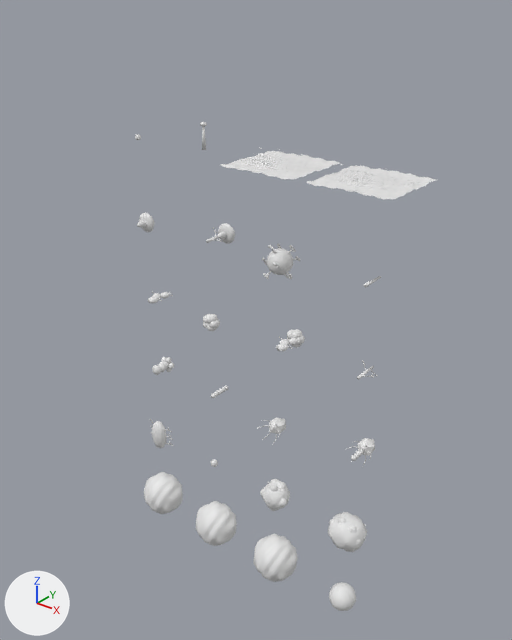
The Blender file assets/models/source/biology.blend: old version first, new version second.
Both versions are drawn from a 50 mm lens placed at (21.2, -19.1, 23.2), pointed at (5.4, 0.6, 11.0). The axes (+X, +Y, +Z) are drawn at lower left. The lights are the same throughout. The picture after the commit comes second.

Objects in the first picture: 'bloodstream_background', 'cell_healthy', 'cell_infected', 'cell_neutral', 'fungal_spore', 'immune_bomber', 'immune_factory', 'immune_leukocyte', 'tissue_background' and 14 more.
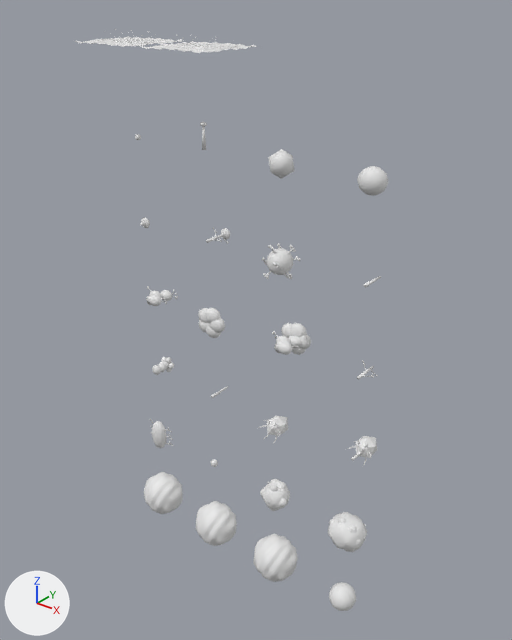
Pixel boxes (x1, y1, x2, y2) of what changed, in the pictures (512 x 640 px):
'bloodstream_background', moved
    before: (307, 164, 436, 200)
    after: (140, 35, 257, 53)
'tissue_background', moved
    before: (221, 148, 339, 180)
    after: (74, 29, 187, 47)
'immune_factory', rescaled (33% wider, 43% taller)
    before: (276, 329, 305, 351)
    after: (272, 323, 311, 355)
'immune_blob', added
    after: (357, 166, 388, 196)
'fungal_swarm_spore', added
    after: (268, 149, 295, 179)

The change, as a diff of the scene's bpy script:
```diff
--- a/assets/models/source/biology.blend.py
+++ b/assets/models/source/biology.blend.py
@@ me_cone_768 @@
 # used by ob_immune_factory; location = (7.0, 0.0, 10.5)
-me_cone_768.from_pydata(...)  # 874 vertices, 1180 faces; spans x -0.419..0.42, y -0.063..1.33, z -0.371..0.371
+me_cone_768.from_pydata(...)  # 874 vertices, 1180 faces; spans x -0.754..0.756, y -0.063..1.33, z -0.668..0.668
+# me_cone_768 part 1: the whole mesh is scaled about the mesh origin by (1.8, 1, 1.8)
@@ me_icosphere_300 @@
+me_icosphere_300.from_pydata(...)  # an icosphere of 80 faces spanning x -0.476..0.476, y -0.42..0.42, z -0.46..0.46
+me_icosphere_300.polygons.foreach_set('use_smooth', [True] * 80)
@@ me_icosphere_299 @@
+me_icosphere_299.from_pydata(...)  # an icosphere of 20 faces spanning x -0.447..0.447, y -0.425..0.425, z -0.5..0.5
+me_icosphere_299.polygons.foreach_set('use_smooth', [True] * 20)
@@ ob_tissue_background @@
 ob_tissue_background = bpy.data.objects.new('tissue_background', me_tissue_background)
-ob_tissue_background.location = (7.0, 0.0, 17.5)
+ob_tissue_background.location = (0.0, 0.0, 21.0)
@@ ob_bloodstream_background @@
 ob_bloodstream_background = bpy.data.objects.new('bloodstream_background', me_bloodstream_background)
-ob_bloodstream_background.location = (10.5, 0.0, 17.5)
+ob_bloodstream_background.location = (3.5, 0.0, 21.0)
@@ ob_immune_blob @@
+ob_immune_blob = bpy.data.objects.new('immune_blob', me_icosphere_300)
+ob_immune_blob.location = (10.5, 0.0, 17.5)
@@ ob_fungal_swarm_spore @@
+ob_fungal_swarm_spore = bpy.data.objects.new('fungal_swarm_spore', me_icosphere_299)
+ob_fungal_swarm_spore.location = (7.0, 0.0, 17.5)
```
